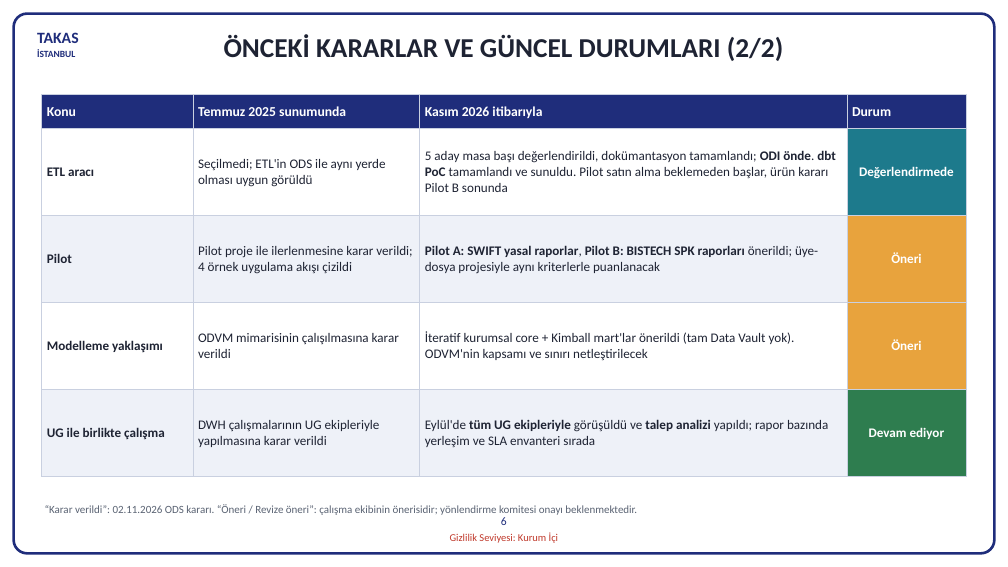
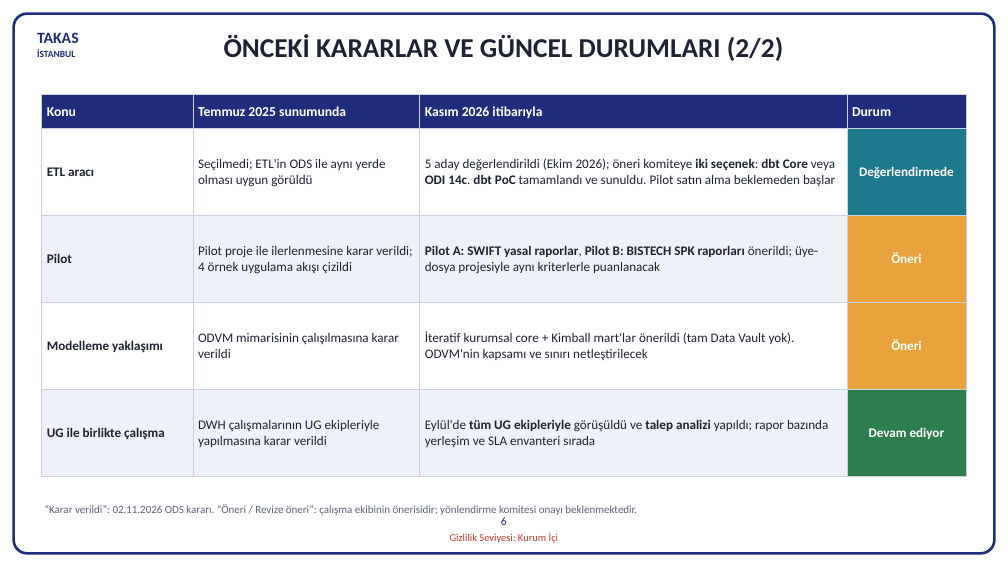
Before and after one commit to hanifidemirel0/Cursor-Projects, a slide deck: slide 6 of outputs/dwh-sunum-kasim-2026/5 - DWHSunum_Kasim2026.pptx. Drawn at 1008x567 pixels with LibreOffice and Linux fonts; fonts in the diff are those of the drawing. Boxes give left, top, right and bottom in pixels: in the first picture for what was removed or moved away, otherwise in the second. Text is boxed around its words. In the diff, an @@ line names an element or a change of style, - is before the commit and + after.

```diff
--- a/outputs/dwh-sunum-kasim-2026/5 - DWHSunum_Kasim2026.pptx
+++ b/outputs/dwh-sunum-kasim-2026/5 - DWHSunum_Kasim2026.pptx
@@ table at [42, 95, 966, 476] @@
-row 2, column 3: 5 aday masa başı değerlendirildi, dokümantasyon tamamlandı; ODI önde. dbt PoC tamamlandı ve sunuldu. Pilot satın alma beklemeden başlar, ürün kararı Pilot B sonunda
+row 2, column 3: 5 aday değerlendirildi (Ekim 2026); öneri komiteye iki seçenek: dbt Core veya ODI 14c. dbt PoC tamamlandı ve sunuldu. Pilot satın alma beklemeden başlar
```
Also in this commit, not shown: 2 other slides changed, 9 other files.
